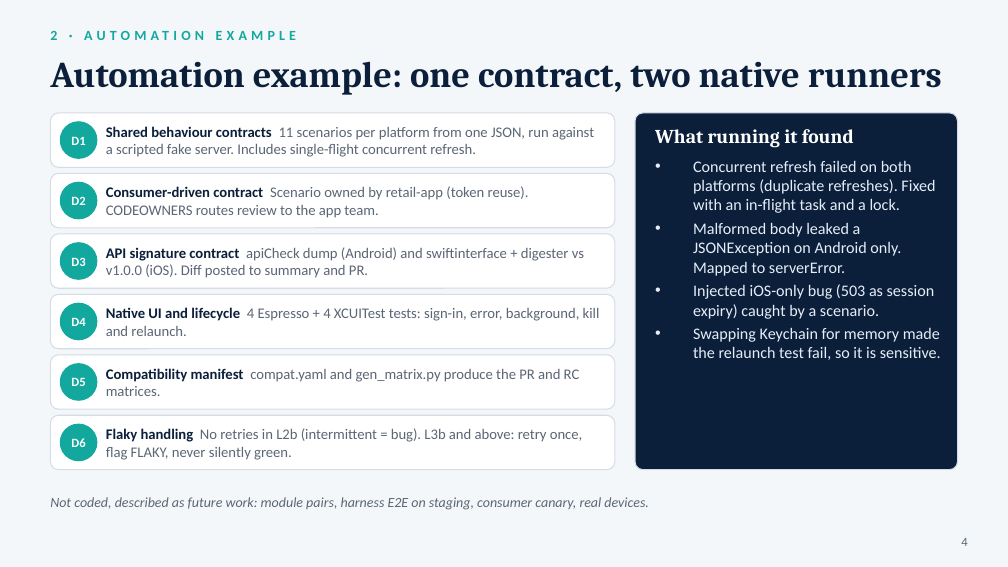
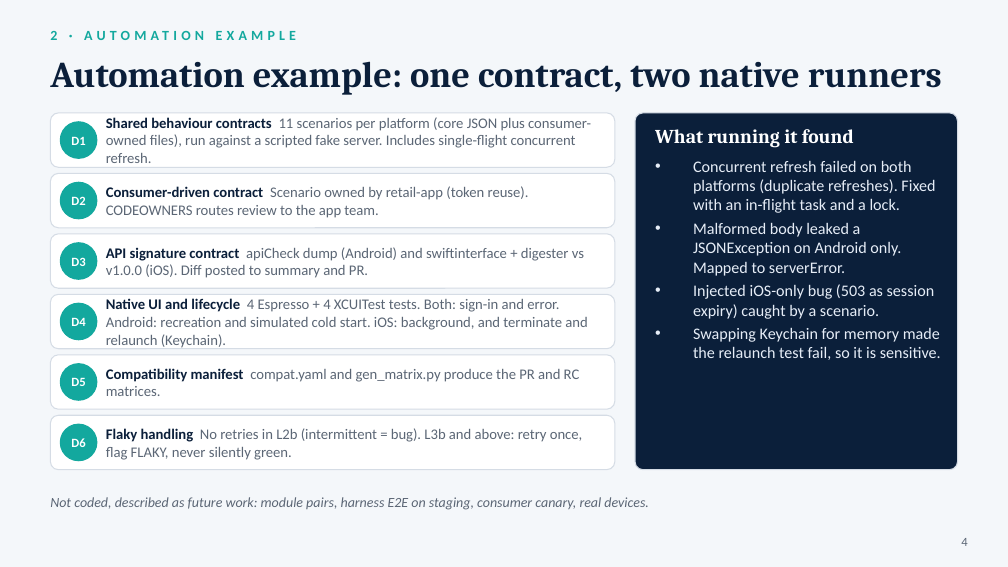
Before and after one commit to ricardorlg/sdk-qa-assignment, a slide deck: slide 4 of deliverables/SDK_QA_Strategy.pptx. Drawn at 1008x567 pixels with LibreOffice and Linux fonts; fonts in the diff are those of the drawing. Boxes give left, top, right and bottom in pixels: in the first picture for what was removed or moved away, otherwise in the second. Text is boxed around its words. In the diff, an @@ line names an element or a change of style, - is before the commit and + after.

```diff
--- a/deliverables/SDK_QA_Strategy.pptx
+++ b/deliverables/SDK_QA_Strategy.pptx
@@ text at [106, 117, 591, 168]: text changed @@
-Shared behaviour contracts 11 scenarios per platform from one JSON, run against a scripted fake server. Includes single-flight concurrent refresh.
+Shared behaviour contracts 11 scenarios per platform (core JSON plus consumer-owned files), run against a scripted fake server. Includes single-flight concurrent refresh.
@@ text at [106, 298, 587, 349]: text changed @@
-Native UI and lifecycle 4 Espresso + 4 XCUITest tests: sign-in, error, background, kill and relaunch.
+Native UI and lifecycle 4 Espresso + 4 XCUITest tests. Both: sign-in and error. Android: recreation and simulated cold start. iOS: background, and terminate and relaunch (Keychain).
```
Also in this commit, not shown: 1 other slide changed, 8 other files.
